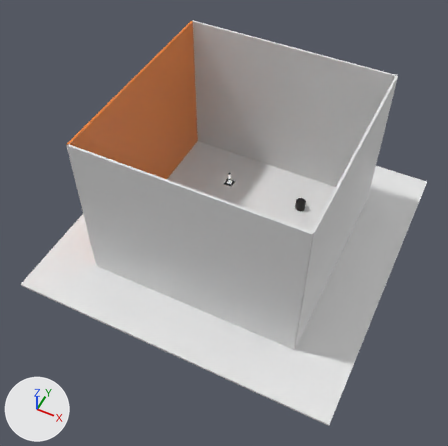
What one commit did to the glTF model assets/levels/level0.glb.
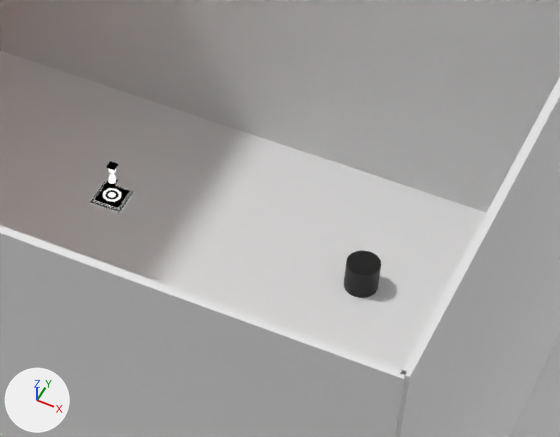
Old and new are each drawn whole from a 50 mm lens placed at (33.7, -73.9, 92.8), pointed at (0.3, -7.0, 9.2) and again close up on the part from 44% to 80% of the width and 28% to 56% of the height. Lighting does not change. The marker at lower left points along +X, +Y and +Z. Where no turn or scale is listed for an object, it has been applied to the vertices.

Names of what the first close-up shows: 'Floor', 'Pickup', 'Portal', 'Wall.001', 'Wall.002', 'Wall.003'.
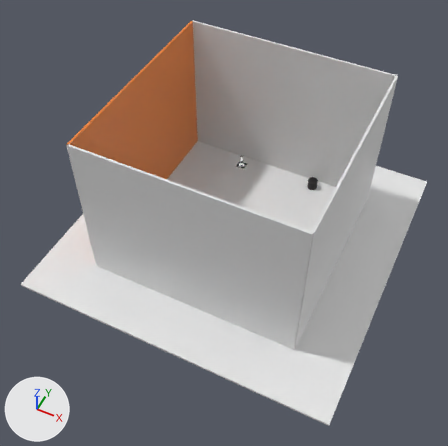
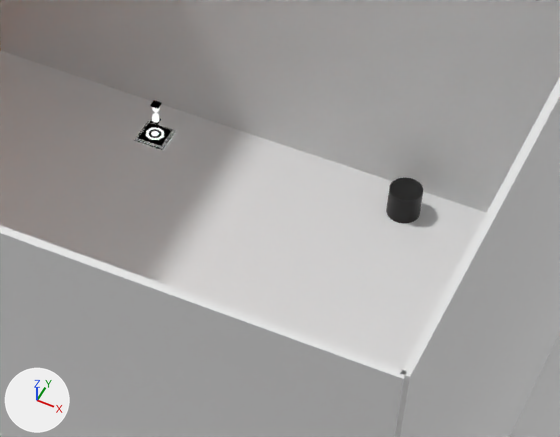
Patch to the scene script:
```diff
--- a/assets/levels/level0.glb.py
+++ b/assets/levels/level0.glb.py
@@ ob_pickup @@
 ob_pickup = bpy.data.objects.new('Pickup', me_cube_006)
-ob_pickup.location = (-7.43, 10.95, 0.17)
+ob_pickup.location = (-7.43, 16.98, 0.17)
@@ ob_portal @@
 ob_portal = bpy.data.objects.new('Portal', me_cylinder)
-ob_portal.location = (8.69, 10.9, 1.07)
+ob_portal.location = (8.69, 17.65, 1.07)
```

Boxes [x1, y1, x2, y2] around the edits, measured in the close-ups (560 x 437 px):
'Portal', moved: before [344, 250, 381, 298]; after [386, 178, 423, 223]
'Pickup', moved: before [90, 161, 134, 213]; after [134, 100, 176, 151]
